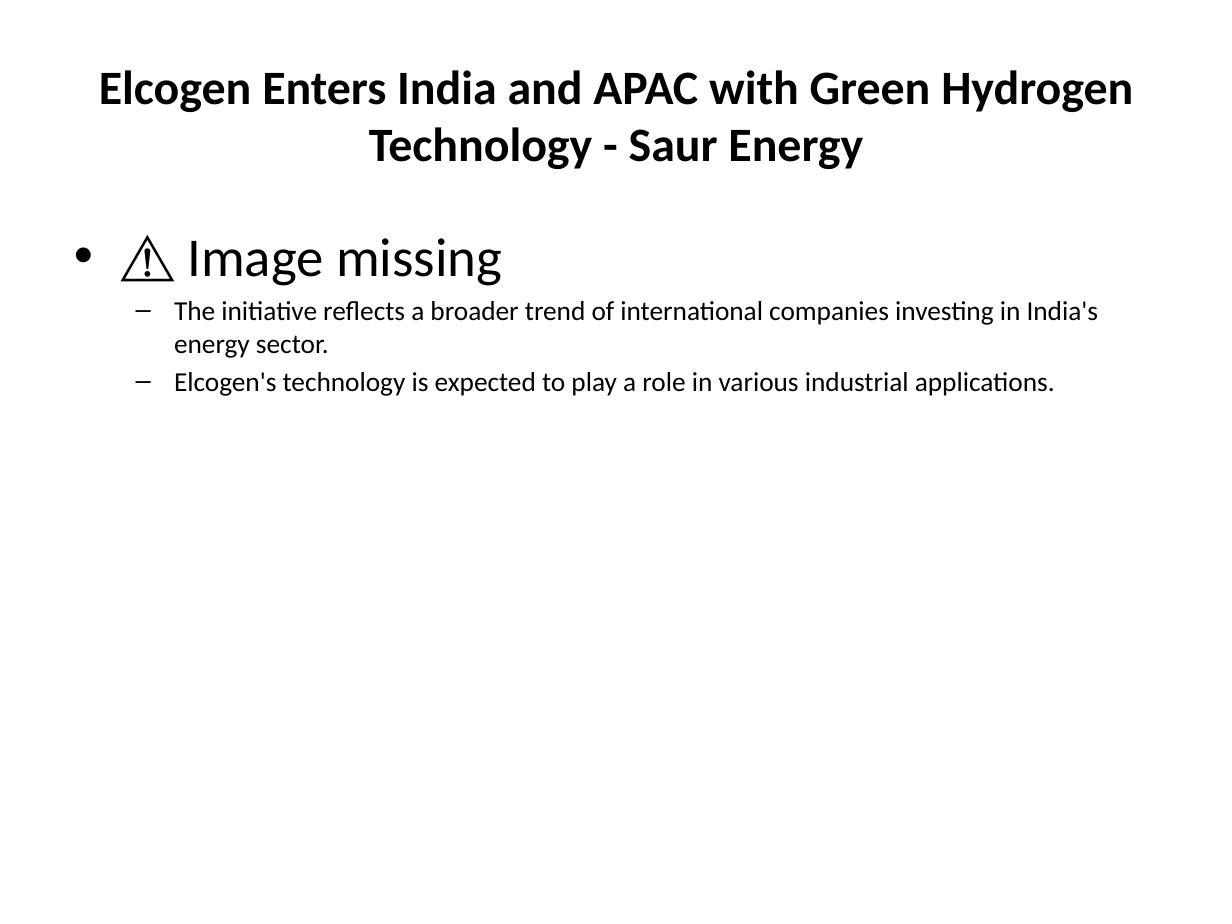
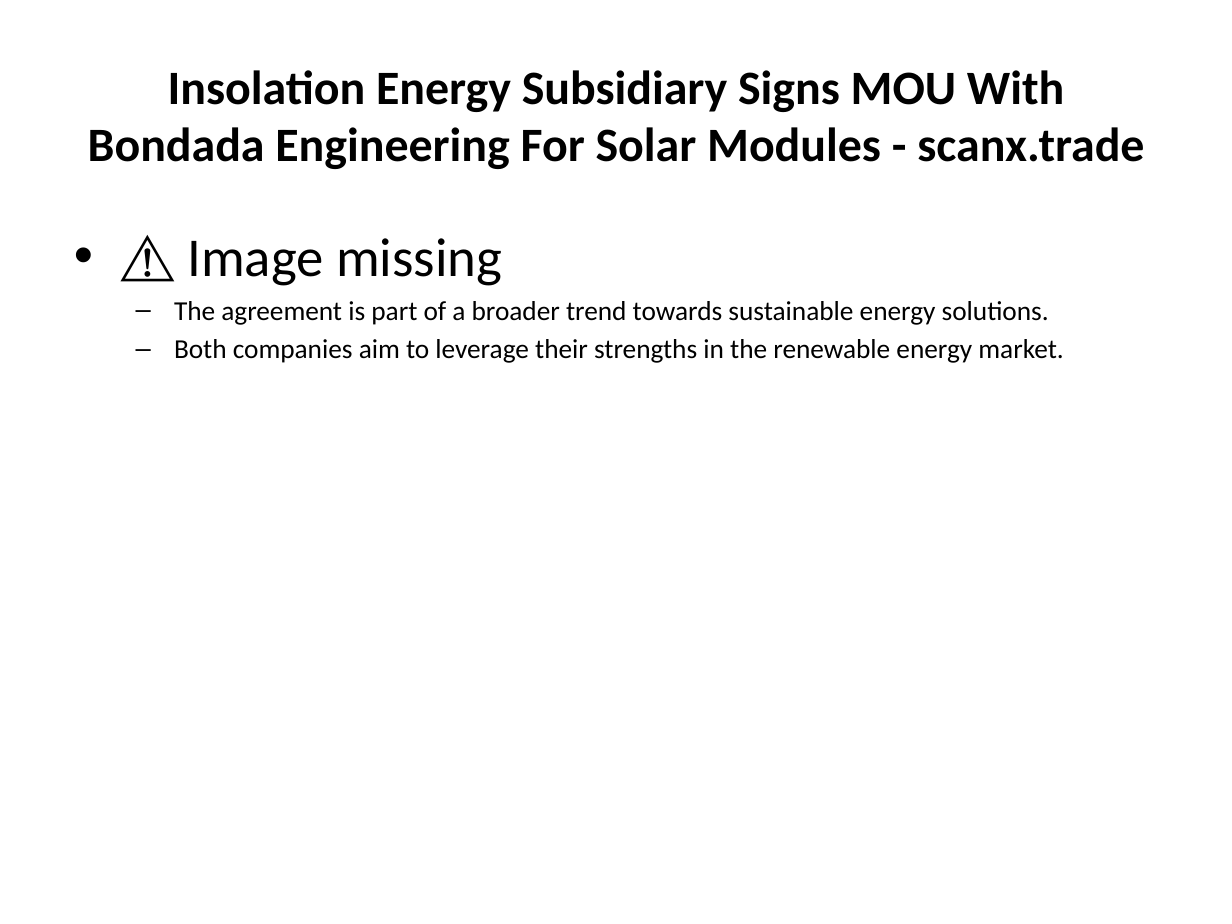
Before and after one commit to gauravsiemens1988/Linkedin-AI-Agent_Personal, a slide deck: slide 5 of drafts/linkedin_carousel.pptx. Drawn at 1232x924 pixels with LibreOffice and Linux fonts; fonts in the diff are those of the drawing. Boxes give left, top, right and bottom in pixels: in the first picture for what was removed or moved away, otherwise in the second. Text is boxed around its words. In the diff, an @@ line names an element or a change of style, - is before the commit and + after.

```diff
--- a/drafts/linkedin_carousel.pptx
+++ b/drafts/linkedin_carousel.pptx
@@ title at [88,70,1144,169]: text changed @@
-Elcogen Enters India and APAC with Green Hydrogen Technology - Saur Energy
+Insolation Energy Subsidiary Signs MOU With Bondada Engineering For Solar Modules - scanx.trade
@@ text at [174,301,1063,363]: text changed @@
-  – The initiative reflects a broader trend of international companies investing in India's energy sector.
-  – Elcogen's technology is expected to play a role in various industrial applications.
+  – The agreement is part of a broader trend towards sustainable energy solutions.
+  – Both companies aim to leverage their strengths in the renewable energy market.
```
Also in this commit, not shown: 5 other slides changed, 1 other file.
